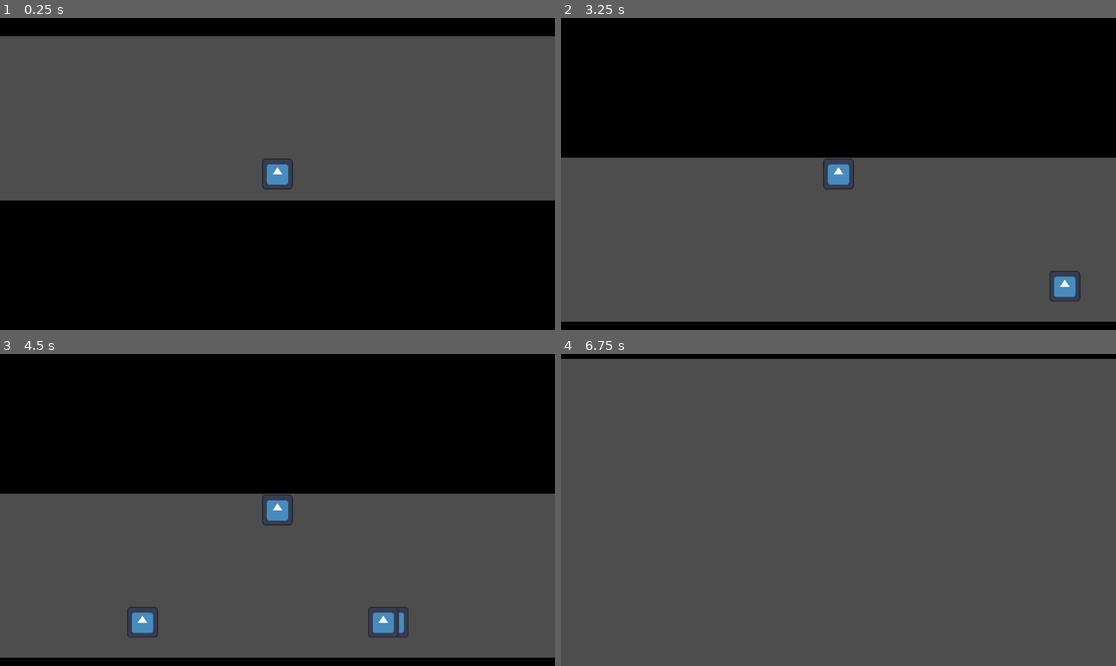
Above: before the commit, frames 1-4 (two rows, left to right).
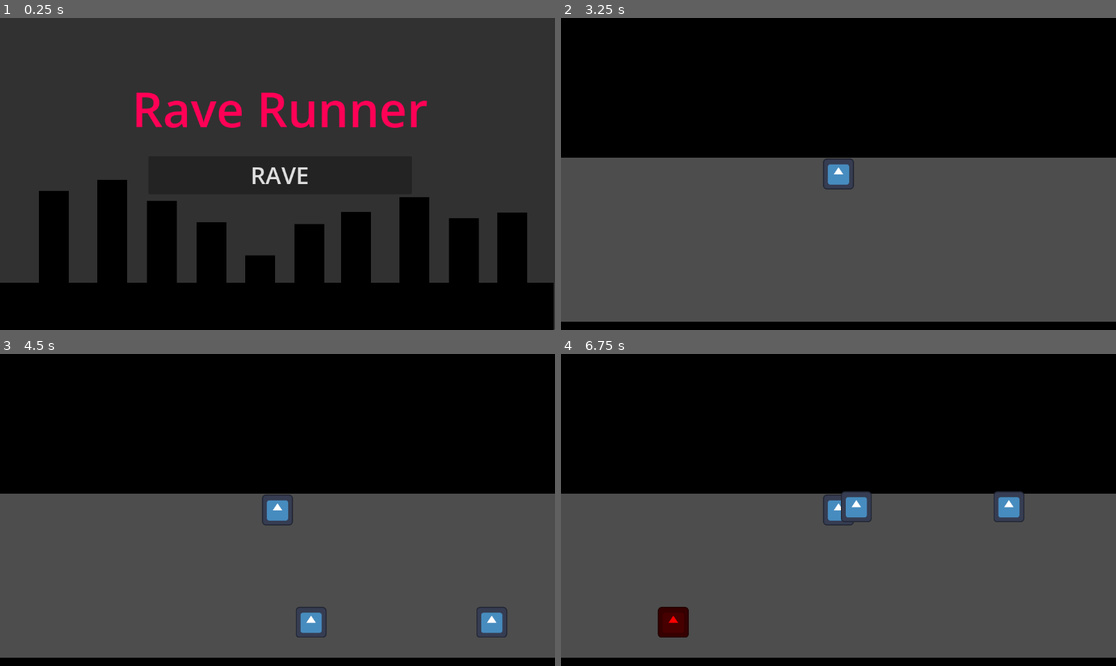
Above: after the commit, the same moments.

Repository: Cocotrilito/RaveRunner
Game: Godot game, scene res://scenes/main_menu.tscn
Two runs of this game, one before a commit and one after it. Both use one fixed random seed, a clock stepped at 60 frames per second and the inputs below. Before the commit the project starts from res://scenes/main.tscn. The engine's default icon, where the game draws it, is replaced by a stand-in: a white triangle on a blue panel in a dark square.
Inputs (mouse positions are in pixels of both pictures, inside the frame that each line leads up to):
- Up to frame 1 (0.25 s): no input
- Up to frame 2 (3.25 s): click (838, 174) at 0.5 s, where only the run after the commit has a clickable "RAVE"; tap Enter at 1.25 s; move the mouse to (960, 158) at 1.27 s; hold Right mouse button (parry) 1.28-2.03 s; hold Right 1.28-2.78 s; click (960, 158) at 1.42 s; tap W (move_up) at 1.52, 2.27 s; move the mouse to (727, 189) at 2.02 s; right-click (727, 189) at 2.1 s; tap Space at 2.75 s; move the mouse to (894, 105) at 2.77 s; hold Left from 2.78 s (still down); hold Right mouse button (parry) from 2.78 s (still down); tap Alt at 2.85 s
- Up to frame 3 (4.5 s): move the mouse to (249, 572) at 3.52 s; release Left at 3.53 s; release Right mouse button (parry) at 3.53 s; hold Right from 3.53 s (still down); tap Shift at 3.6 s; click (249, 572) at 3.67 s; tap W (move_up) at 3.77 s; right-click (249, 572) at 3.8 s; move the mouse to (444, 556) at 4.27 s; hold Right mouse button (parry) from 4.28 s (still down)
- Up to frame 4 (6.75 s): tap W (move_up) at 4.52, 5.27 s; move the mouse to (672, 463) at 5.02 s; release Right at 5.03 s; release Right mouse button (parry) at 5.03 s; hold Left 5.03-5.78 s; right-click (672, 463) at 5.1 s; move the mouse to (866, 510) at 5.77 s; hold Right 5.78-6.53 s; hold Right mouse button (parry) 5.78-6.53 s; tap Alt at 5.85 s; click (866, 510) at 5.92 s; move the mouse to (755, 432) at 6.52 s; hold Left from 6.53 s (still down); tap Shift at 6.6 s

The runs differ from the first frame. In frame 1, 73% of the frame differs, in the area x 0-100%, y 0-100%; in frame 2, 0.4%; in frame 3, 1.5%; in frame 4, 47%.

Commit message:
Full loop completed

Diff:
--- /dev/null
+++ b/control.gd
@@ -0,0 +1,10 @@
+extends Control
+
+
+
+func _on_retry_pressed():
+	get_tree().change_scene_to_file("res://scenes/main.tscn")
+
+
+func _on_main_menu_pressed():
+	get_tree().change_scene_to_file("res://scenes/main_menu.tscn")
--- a/player.gd
+++ b/player.gd
@@ -59,6 +59,8 @@
 
 
 
-func _on_parry_zone_area_entered(body):
-		if body.has_method("do_parry") and Input.is_action_pressed("parry"):
-			body.do_parry()
+func _on_parry_zone_area_entered(area):
+		print("algo entra", area.name)
+		if area.has_method("do_parry") and Input.is_action_pressed("parry"):
+			area.do_parry()
+			print("EXITOSO")
--- a/project.godot
+++ b/project.godot
@@ -11,7 +11,7 @@
 [application]
 
 config/name="Counter at beat"
-run/main_scene="uid://dx4j0064lxusg"
+run/main_scene="uid://cug568k6iqakx"
 config/features=PackedStringArray("4.6", "Mobile")
 config/icon="res://icon.svg"
 
--- /dev/null
+++ b/scenes/area_2d.gd
@@ -0,0 +1,7 @@
+extends Area2D
+
+
+
+func _on_body_entered(body):
+	if body.name == "Player":
+		get_tree().change_scene_to_file("res://scenes/win_screen.tscn")
--- /dev/null
+++ b/scenes/death_screen.tscn
@@ -0,0 +1,79 @@
+[gd_scene format=3 uid="uid://c7pvy0acblijd"]
+
+[ext_resource type="Script" uid="uid://c3er8mdng52g4" path="res://control.gd" id="1_uyutr"]
+
+[sub_resource type="SystemFont" id="SystemFont_dwo6e"]
+font_names = PackedStringArray("Impact")
+
+[sub_resource type="SystemFont" id="SystemFont_mqh5l"]
+font_names = PackedStringArray("Impact")
+
+[node name="death screen" type="Node2D" unique_id=1434587314]
+
+[node name="ColorRect" type="ColorRect" parent="." unique_id=1385930469]
+offset_right = 1155.0
+offset_bottom = 650.0
+
+[node name="Control" type="Control" parent="." unique_id=1773843880]
+layout_mode = 3
+anchors_preset = 0
+offset_right = 1151.0
+offset_bottom = 648.0
+script = ExtResource("1_uyutr")
+
+[node name="retry" type="Button" parent="Control" unique_id=568019977]
+layout_mode = 1
+anchors_preset = 8
+anchor_left = 0.5
+anchor_top = 0.5
+anchor_right = 0.5
+anchor_bottom = 0.5
+offset_left = -243.5
+offset_top = -105.0
+offset_right = 242.5
+offset_bottom = 1.0
+grow_horizontal = 2
+grow_vertical = 2
+theme_override_fonts/font = SubResource("SystemFont_dwo6e")
+theme_override_font_sizes/font_size = 27
+text = "RETRY"
+
+[node name="main menu" type="Button" parent="Control" unique_id=1724963737]
+layout_mode = 1
+anchors_preset = 8
+anchor_left = 0.5
+anchor_top = 0.5
+anchor_right = 0.5
+anchor_bottom = 0.5
+offset_left = -243.5
+offset_top = 16.0
+offset_right = 245.5
+offset_bottom = 128.0
+grow_horizontal = 2
+grow_vertical = 2
+theme_override_fonts/font = SubResource("SystemFont_dwo6e")
+theme_override_font_sizes/font_size = 27
+text = "MAIN MENU"
+
+[node name="Label" type="Label" parent="Control" unique_id=1657491540]
+layout_mode = 1
+anchors_preset = 8
+anchor_left = 0.5
+anchor_top = 0.5
+anchor_right = 0.5
+anchor_bottom = 0.5
+offset_left = -222.5
+offset_top = -206.0
+offset_right = 254.5
+offset_bottom = -106.0
+grow_horizontal = 2
+grow_vertical = 2
+theme_override_colors/font_color = Color(1, 0.105882354, 0, 1)
+theme_override_fonts/font = SubResource("SystemFont_mqh5l")
+theme_override_font_sizes/font_size = 65
+text = "Heart stopped...."
+horizontal_alignment = 1
+vertical_alignment = 1
+
+[connection signal="pressed" from="Control/retry" to="Control" method="_on_retry_pressed"]
+[connection signal="pressed" from="Control/main menu" to="Control" method="_on_main_menu_pressed"]
--- a/scenes/enemy.gd
+++ b/scenes/enemy.gd
@@ -7,6 +7,10 @@
 	get_tree().current_scene.add_child(proj)
 	proj.global_position = global_position
 	proj.direction = Vector2.LEFT
+	proj.source_enemy = self
+
+func stop_attacking():
+	$AttackTimer.stop()
 
 func _on_attack():
 	$Sprite2D.modulate = Color.RED
@@ -16,4 +20,5 @@
 	_shoot()
 
 func _ready():
+	add_to_group("enemy")
 	$AttackTimer.timeout.connect(_on_attack)
--- a/scenes/main.tscn
+++ b/scenes/main.tscn
@@ -1,11 +1,16 @@
 [gd_scene format=3 uid="uid://dx4j0064lxusg"]
 
 [ext_resource type="PackedScene" uid="uid://cxwe1c0hnqoo" path="res://scenes/player.tscn" id="1_o5qli"]
+[ext_resource type="Texture2D" uid="uid://dpu0vx1qaseuj" path="res://icon.svg" id="2_0wfyh"]
+[ext_resource type="Script" uid="uid://dakesup36v8l6" path="res://scenes/area_2d.gd" id="3_jyhfs"]
 [ext_resource type="PackedScene" uid="uid://bj80rs4m23o6f" path="res://scenes/enemy.tscn" id="3_sugp2"]
 
 [sub_resource type="WorldBoundaryShape2D" id="WorldBoundaryShape2D_0wfyh"]
 
 [sub_resource type="WorldBoundaryShape2D" id="WorldBoundaryShape2D_sugp2"]
+
+[sub_resource type="RectangleShape2D" id="RectangleShape2D_sugp2"]
+size = Vector2(572, 688)
 
 [node name="Node" type="Node" unique_id=1932085317]
 
@@ -24,7 +29,7 @@
 [node name="ColorRect" type="ColorRect" parent="StaticBody2D2" unique_id=191263649]
 offset_left = -6386.0
 offset_top = -1230.0
-offset_right = 16952.0
+offset_right = 30765.0
 offset_bottom = 10.0
 color = Color(0, 0, 0, 1)
 
@@ -37,7 +42,7 @@
 [node name="ColorRect" type="ColorRect" parent="StaticBody2D" unique_id=1166682013]
 offset_left = -6376.0
 offset_top = 692.0
-offset_right = 16904.0
+offset_right = 30737.0
 offset_bottom = 3289.0
 color = Color(0, 0, 0, 1)
 
@@ -46,3 +51,16 @@
 
 [node name="Enemy2" parent="." unique_id=239325212 instance=ExtResource("3_sugp2")]
 position = Vector2(5954, 65)
+
+[node name="Area2D" type="Area2D" parent="." unique_id=2046186658]
+position = Vector2(31299, 336)
+script = ExtResource("3_jyhfs")
+
+[node name="Sprite2D" type="Sprite2D" parent="Area2D" unique_id=69127472]
+texture = ExtResource("2_0wfyh")
+
+[node name="CollisionShape2D" type="CollisionShape2D" parent="Area2D" unique_id=699125605]
+position = Vector2(-276, 6)
+shape = SubResource("RectangleShape2D_sugp2")
+
+[connection signal="body_entered" from="Area2D" to="Area2D" method="_on_body_entered"]
--- a/scenes/main_menu.tscn
+++ b/scenes/main_menu.tscn
@@ -2,23 +2,148 @@
 
 [ext_resource type="Script" uid="uid://bs8gu3o1nvkne" path="res://scenes/control.gd" id="1_l6cm7"]
 
+[sub_resource type="SystemFont" id="SystemFont_l6cm7"]
+font_names = PackedStringArray("Impact")
+
+[sub_resource type="SystemFont" id="SystemFont_ekxnf"]
+font_names = PackedStringArray("Impact")
+
 [node name="main menu" type="Node2D" unique_id=755617068]
+
+[node name="ColorRect" type="ColorRect" parent="." unique_id=1424650595]
+offset_right = 1153.0
+offset_bottom = 647.0
+color = Color(0.19076231, 0.19076234, 0.19076231, 1)
+
+[node name="ColorRect2" type="ColorRect" parent="." unique_id=477907056]
+offset_left = -5.0
+offset_top = 550.0
+offset_right = 1149.0
+offset_bottom = 648.0
+color = Color(0, 0, 0, 1)
+
+[node name="ColorRect3" type="ColorRect" parent="." unique_id=2106181512]
+offset_left = 81.0
+offset_top = 359.0
+offset_right = 143.0
+offset_bottom = 594.0
+color = Color(0, 0, 0, 1)
+
+[node name="ColorRect3" type="ColorRect" parent="ColorRect3" unique_id=1063114347]
+layout_mode = 0
+offset_left = 627.0
+offset_top = 44.0
+offset_right = 689.0
+offset_bottom = 211.0
+color = Color(0, 0, 0, 1)
+
+[node name="ColorRect5" type="ColorRect" parent="ColorRect3" unique_id=329949677]
+layout_mode = 0
+offset_left = 748.0
+offset_top = 13.0
+offset_right = 810.0
+offset_bottom = 245.0
+color = Color(0, 0, 0, 1)
+
+[node name="ColorRect5" type="ColorRect" parent="ColorRect3/ColorRect5" unique_id=1257555211]
+layout_mode = 0
+offset_left = 103.0
+offset_top = 44.0
+offset_right = 165.0
+offset_bottom = 269.0
+color = Color(0, 0, 0, 1)
+
+[node name="ColorRect4" type="ColorRect" parent="." unique_id=1618329958]
+offset_left = 1032.0
+offset_top = 404.0
+offset_right = 1094.0
+offset_bottom = 639.0
+color = Color(0, 0, 0, 1)
+
+[node name="ColorRect5" type="ColorRect" parent="." unique_id=1495386016]
+offset_left = 202.0
+offset_top = 336.0
+offset_right = 264.0
+offset_bottom = 628.0
+color = Color(0, 0, 0, 1)
+
+[node name="ColorRect5" type="ColorRect" parent="ColorRect5" unique_id=1232505490]
+layout_mode = 0
+offset_left = 103.0
+offset_top = 44.0
+offset_right = 165.0
+offset_bottom = 269.0
+color = Color(0, 0, 0, 1)
+
+[node name="ColorRect5" type="ColorRect" parent="ColorRect5/ColorRect5" unique_id=746013443]
+layout_mode = 0
+offset_left = 103.0
+offset_top = 44.0
+offset_right = 165.0
+offset_bottom = 269.0
+color = Color(0, 0, 0, 1)
+
+[node name="ColorRect5" type="ColorRect" parent="ColorRect5/ColorRect5/ColorRect5" unique_id=669120248]
+layout_mode = 0
+offset_left = 101.0
+offset_top = 69.0
+offset_right = 163.0
+offset_bottom = 213.0
+color = Color(0, 0, 0, 1)
+
+[node name="ColorRect5" type="ColorRect" parent="ColorRect5/ColorRect5/ColorRect5/ColorRect5" unique_id=133312877]
+layout_mode = 0
+offset_left = 102.0
+offset_top = -65.0
+offset_right = 164.0
+offset_bottom = 140.0
+color = Color(0, 0, 0, 1)
 
 [node name="Control" type="Control" parent="." unique_id=878156063]
 layout_mode = 3
 anchors_preset = 0
-offset_right = 40.0
-offset_bottom = 40.0
+offset_left = 5.0
+offset_top = -3.0
+offset_right = 1157.0
+offset_bottom = 647.0
 script = ExtResource("1_l6cm7")
 
 [node name="Label" type="Label" parent="Control" unique_id=961606761]
-layout_mode = 0
-offset_right = 40.0
-offset_bottom = 23.0
+layout_mode = 1
+anchors_preset = 8
+anchor_left = 0.5
+anchor_top = 0.5
+anchor_right = 0.5
+anchor_bottom = 0.5
+offset_left = -307.0
+offset_top = -202.0
+offset_right = 307.0
+offset_bottom = -65.0
+grow_horizontal = 2
+grow_vertical = 2
+theme_override_colors/font_color = Color(1, 0, 0.3372549, 1)
+theme_override_colors/font_shadow_color = Color(0, 0, 0, 0)
+theme_override_colors/font_outline_color = Color(0, 0, 0, 1)
+theme_override_fonts/font = SubResource("SystemFont_l6cm7")
+theme_override_font_sizes/font_size = 100
+text = "Rave Runner"
+horizontal_alignment = 1
 
 [node name="Play" type="Button" parent="Control" unique_id=1587182878]
-layout_mode = 0
-offset_right = 8.0
-offset_bottom = 8.0
+layout_mode = 1
+anchors_preset = 8
+anchor_left = 0.5
+anchor_top = 0.5
+anchor_right = 0.5
+anchor_bottom = 0.5
+offset_left = -273.0
+offset_top = -35.0
+offset_right = 274.0
+offset_bottom = 44.0
+grow_horizontal = 2
+grow_vertical = 2
+theme_override_fonts/font = SubResource("SystemFont_ekxnf")
+theme_override_font_sizes/font_size = 49
+text = "RAVE"
 
 [connection signal="pressed" from="Control/Play" to="Control" method="_on_play_pressed"]
--- a/scenes/projectile.gd
+++ b/scenes/projectile.gd
@@ -3,23 +3,30 @@
 var direction = Vector2.LEFT
 const SPEED = 500.0
 var parried = false
+var source_enemy = null
 
 func _ready():
 	body_entered.connect(_on_body_entered)
 	area_entered.connect(_on_area_entered)
+
 func _physics_process(delta):
 	position += direction * SPEED * delta
 
 
 func _on_body_entered(body):
 	if body.name == "Player" and not parried:
-		body.queue_free()
+		get_tree().change_scene_to_file("res://scenes/death_screen.tscn")
 
 func _on_area_entered(area):
-	if area.name == "Player" and not parried:
+	if area.is_in_group("enemy") and parried:
 		area.queue_free()
+		queue_free()
 
 # the goat
 func do_parry():
+	if parried:
+		return
 	parried = true
 	direction *= -1
+	if source_enemy and is_instance_valid(source_enemy):
+		source_enemy.stop_attacking()
--- a/scenes/projectile.tscn
+++ b/scenes/projectile.tscn
@@ -15,6 +15,3 @@
 
 [node name="CollisionShape2D" type="CollisionShape2D" parent="." unique_id=754513471]
 shape = SubResource("CapsuleShape2D_softn")
-
-[connection signal="area_entered" from="." to="." method="_on_area_entered"]
-[connection signal="body_entered" from="." to="." method="_on_body_entered"]
--- /dev/null
+++ b/scenes/win_screen.tscn
@@ -0,0 +1,80 @@
+[gd_scene format=3 uid="uid://cckbv2f54g8yo"]
+
+[ext_resource type="Script" uid="uid://c3er8mdng52g4" path="res://control.gd" id="1_wv5lq"]
+
+[sub_resource type="SystemFont" id="SystemFont_erk2x"]
+font_names = PackedStringArray("Impact")
+
+[sub_resource type="SystemFont" id="SystemFont_2l6cc"]
+font_names = PackedStringArray("Impact")
+
+[node name="win screen" type="Node2D" unique_id=1189406927]
+
+[node name="ColorRect" type="ColorRect" parent="." unique_id=938076506]
+offset_right = 1155.0
+offset_bottom = 650.0
+color = Color(0, 0.05709608, 0.25264242, 1)
+
+[node name="Control" type="Control" parent="." unique_id=1978838538]
+layout_mode = 3
+anchors_preset = 0
+offset_right = 1151.0
+offset_bottom = 648.0
+script = ExtResource("1_wv5lq")
+
+[node name="retry" type="Button" parent="Control" unique_id=705238314]
+layout_mode = 1
+anchors_preset = 8
+anchor_left = 0.5
+anchor_top = 0.5
+anchor_right = 0.5
+anchor_bottom = 0.5
+offset_left = -243.5
+offset_top = -105.0
+offset_right = 242.5
+offset_bottom = 1.0
+grow_horizontal = 2
+grow_vertical = 2
+theme_override_fonts/font = SubResource("SystemFont_erk2x")
+theme_override_font_sizes/font_size = 27
+text = "RETRY"
+
+[node name="main menu" type="Button" parent="Control" unique_id=1590934064]
+layout_mode = 1
+anchors_preset = 8
+anchor_left = 0.5
+anchor_top = 0.5
+anchor_right = 0.5
+anchor_bottom = 0.5
+offset_left = -243.5
+offset_top = 16.0
+offset_right = 245.5
+offset_bottom = 128.0
+grow_horizontal = 2
+grow_vertical = 2
+theme_override_fonts/font = SubResource("SystemFont_erk2x")
+theme_override_font_sizes/font_size = 27
+text = "MAIN MENU"
+
+[node name="Label" type="Label" parent="Control" unique_id=1221073283]
+layout_mode = 1
+anchors_preset = 8
+anchor_left = 0.5
+anchor_top = 0.5
+anchor_right = 0.5
+anchor_bottom = 0.5
+offset_left = -248.5
+offset_top = -204.0
+offset_right = 245.5
+offset_bottom = -104.0
+grow_horizontal = 2
+grow_vertical = 2
+theme_override_colors/font_color = Color(1, 0.105882354, 0, 1)
+theme_override_fonts/font = SubResource("SystemFont_2l6cc")
+theme_override_font_sizes/font_size = 65
+text = "Looks like you won"
+horizontal_alignment = 1
+vertical_alignment = 1
+
+[connection signal="pressed" from="Control/retry" to="Control" method="_on_retry_pressed"]
+[connection signal="pressed" from="Control/main menu" to="Control" method="_on_main_menu_pressed"]
Not shown, added: control.gd.uid
Not shown, added: scenes/area_2d.gd.uid
